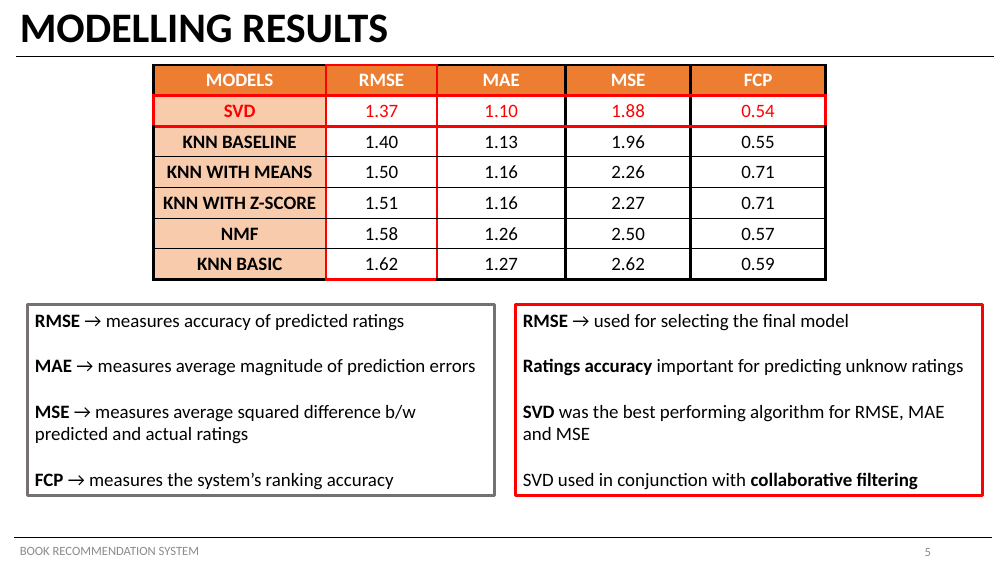
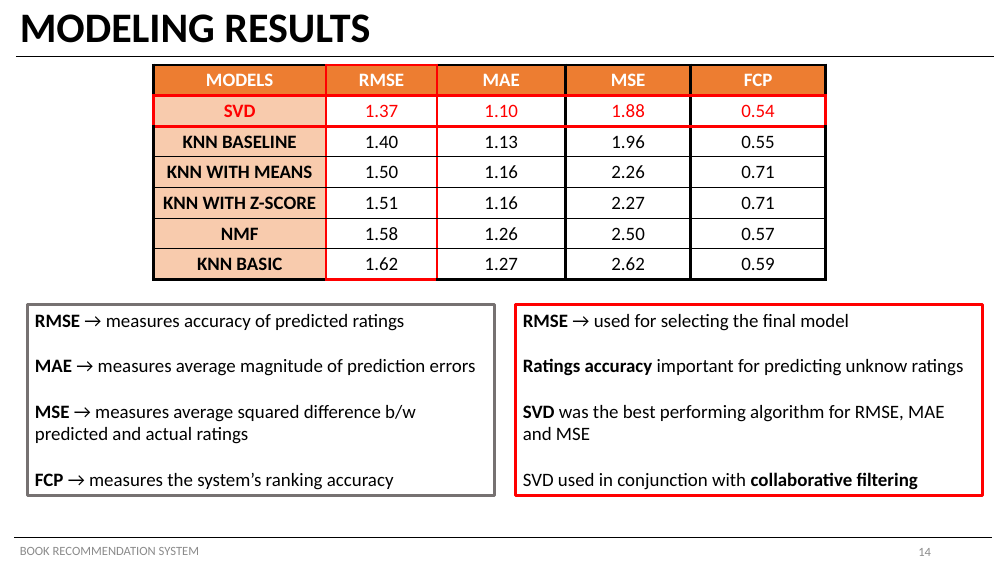
Before and after one commit to shayanabdulkarimkhan/book-recommendation-system, a slide deck: slide 14 of Stakeholder_Presentation.pptx (slide 5 before the commit). Drawn at 1008x567 pixels with LibreOffice and Linux fonts; fonts in the diff are those of the drawing. Boxes give left, top, right and bottom in pixels: in the first picture for what was removed or moved away, otherwise in the second. Text is boxed around its words. In the diff, an @@ line names an element or a change of style, - is before the commit and + after.

```diff
--- a/Stakeholder_Presentation.pptx
+++ b/Stakeholder_Presentation.pptx
@@ title at bbox=[20, 14, 370, 43]: text changed @@
-MODELLING RESULTS
+MODELING RESULTS
@@ page number at bbox=[918, 548, 931, 556]: text changed @@
-5
+14
```
Also in this commit, not shown: 3 other slides changed, 2 slides added.
